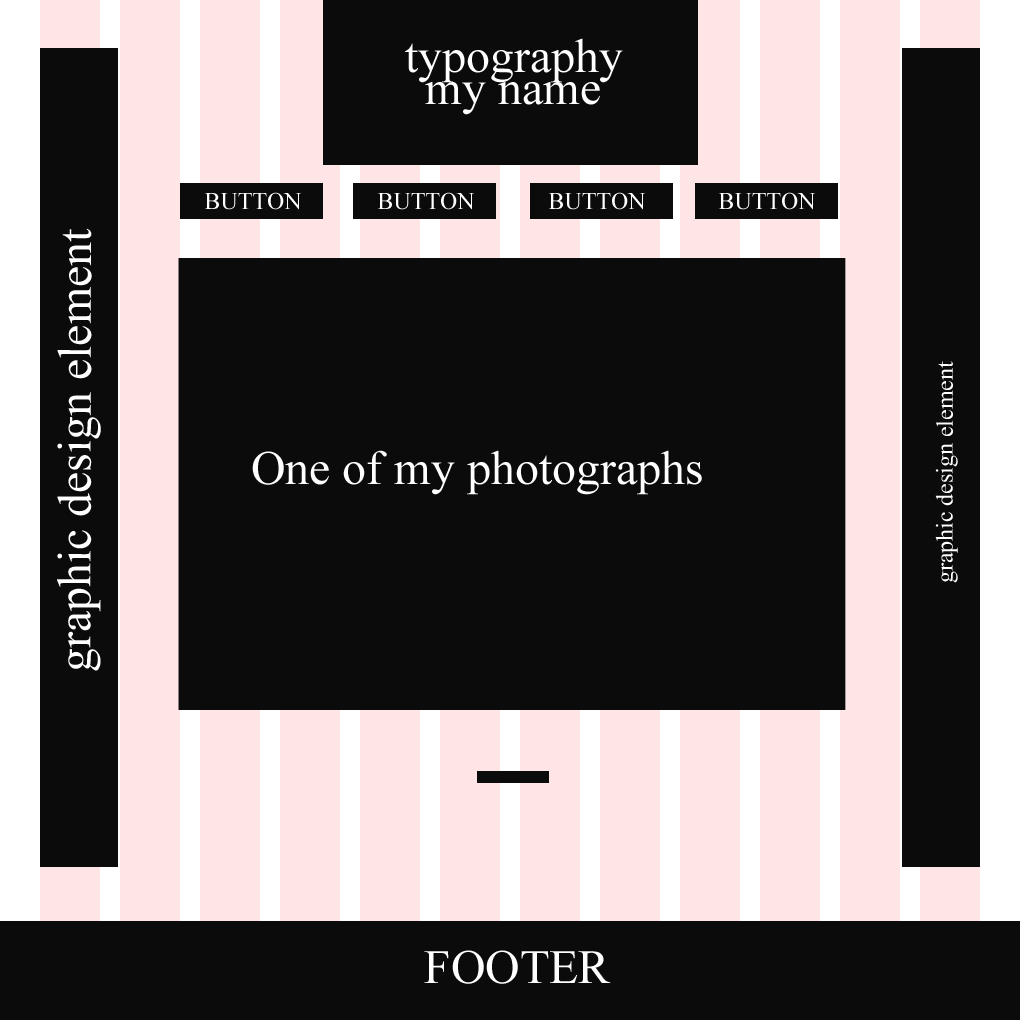
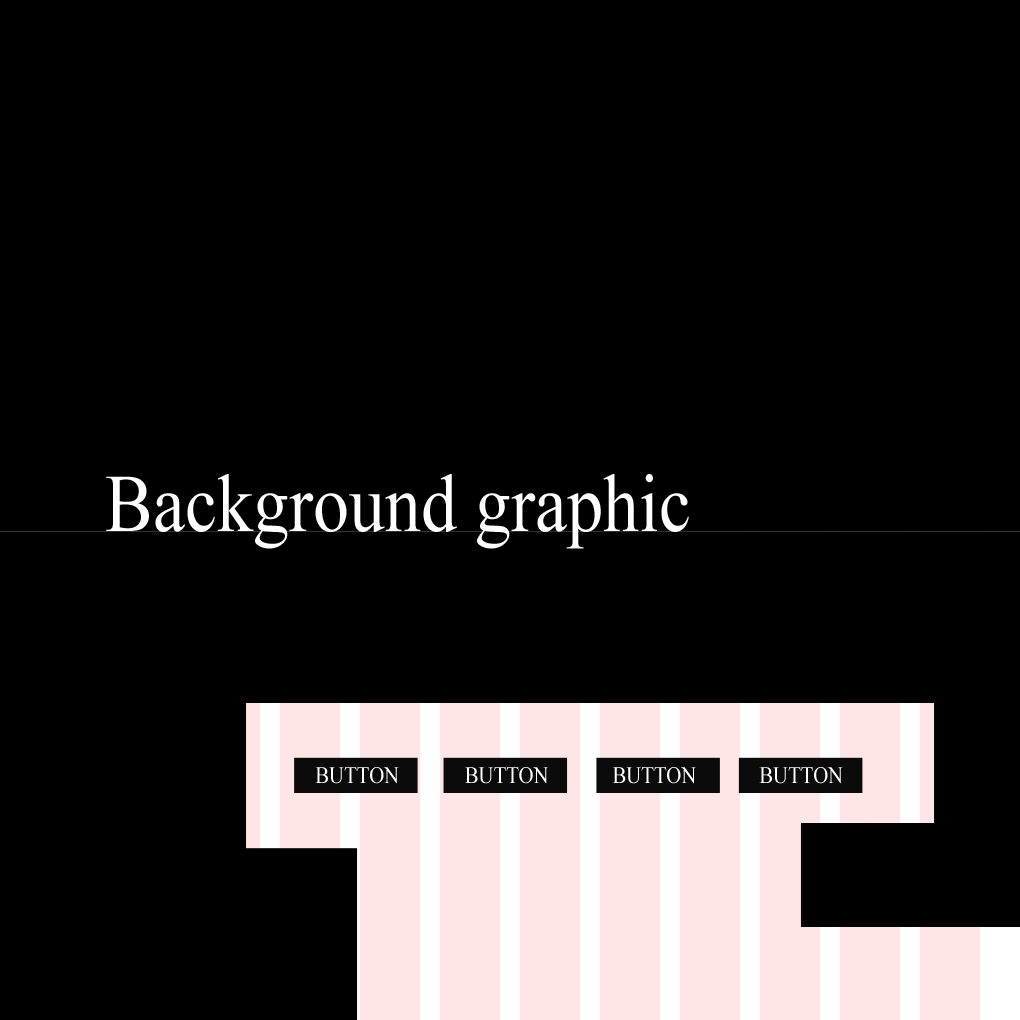
Before/after of a 1020 × 1020 layered artwork. What changed in the layer stack:
removed layer "FOOTER" over [424, 950, 611, 984]
added layer "Shape 2" (1st of 6) above "BUTTON" over [934, 651, 1020, 823]
painted on "BUTTON" (1st of 4) over [718, 192, 843, 784]
painted on "BUTTON" (2nd of 4) over [548, 192, 696, 784]
renamed "One of my photographs" to "Background graphic", moved it above "Shape 2", painted on it over [106, 450, 702, 549]
renamed "Shape 3" to "Shape 2", moved it above "BUTTON", painted on it over [0, 0, 1020, 531]
painted on "BUTTON" (3rd of 4) over [377, 192, 549, 784]
painted on "BUTTON" (4th of 4) over [204, 192, 399, 784]
removed layer "graphic design element" (1st of 2) over [935, 361, 958, 583]
removed layer "graphic design element" (2nd of 2) over [57, 228, 101, 671]
removed layer "my name" over [425, 82, 600, 115]
removed layer "typography" over [405, 38, 623, 83]
painted on "Shape 6" (1st of 4) over [695, 183, 863, 793]
painted on "Shape 6" (2nd of 4) over [530, 183, 720, 793]
painted on "Shape 6" (3rd of 4) over [353, 183, 568, 793]
painted on "Shape 6" (4th of 4) over [180, 183, 418, 793]
removed layer "Shape 7" (1st of 2) over [902, 48, 980, 867]
removed layer "Shape 7" (2nd of 2) over [40, 48, 118, 867]
removed layer "Shape 4" over [477, 771, 547, 783]
added layer "Shape 2" (3rd of 6) above "Shape 2" over [800, 823, 1020, 927]
renamed "Shape 1" to "Shape 2", moved it above "Shape 2", painted on it over [0, 258, 1020, 710]
added layer "Shape 2" (5th of 6) above "Shape 2" over [0, 681, 247, 853]
painted on "Shape 2" (6th of 6) over [0, 848, 1020, 1020]
